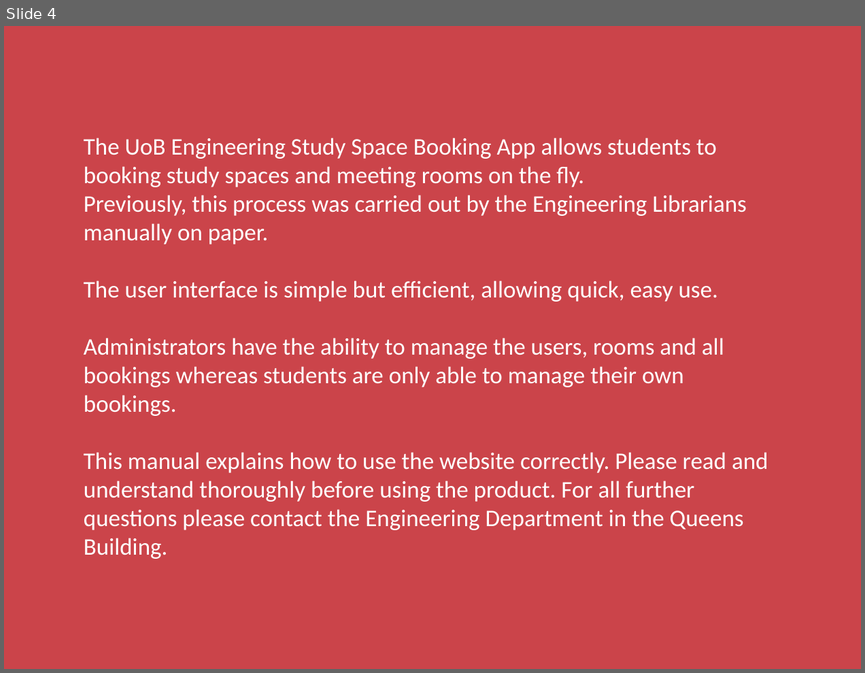
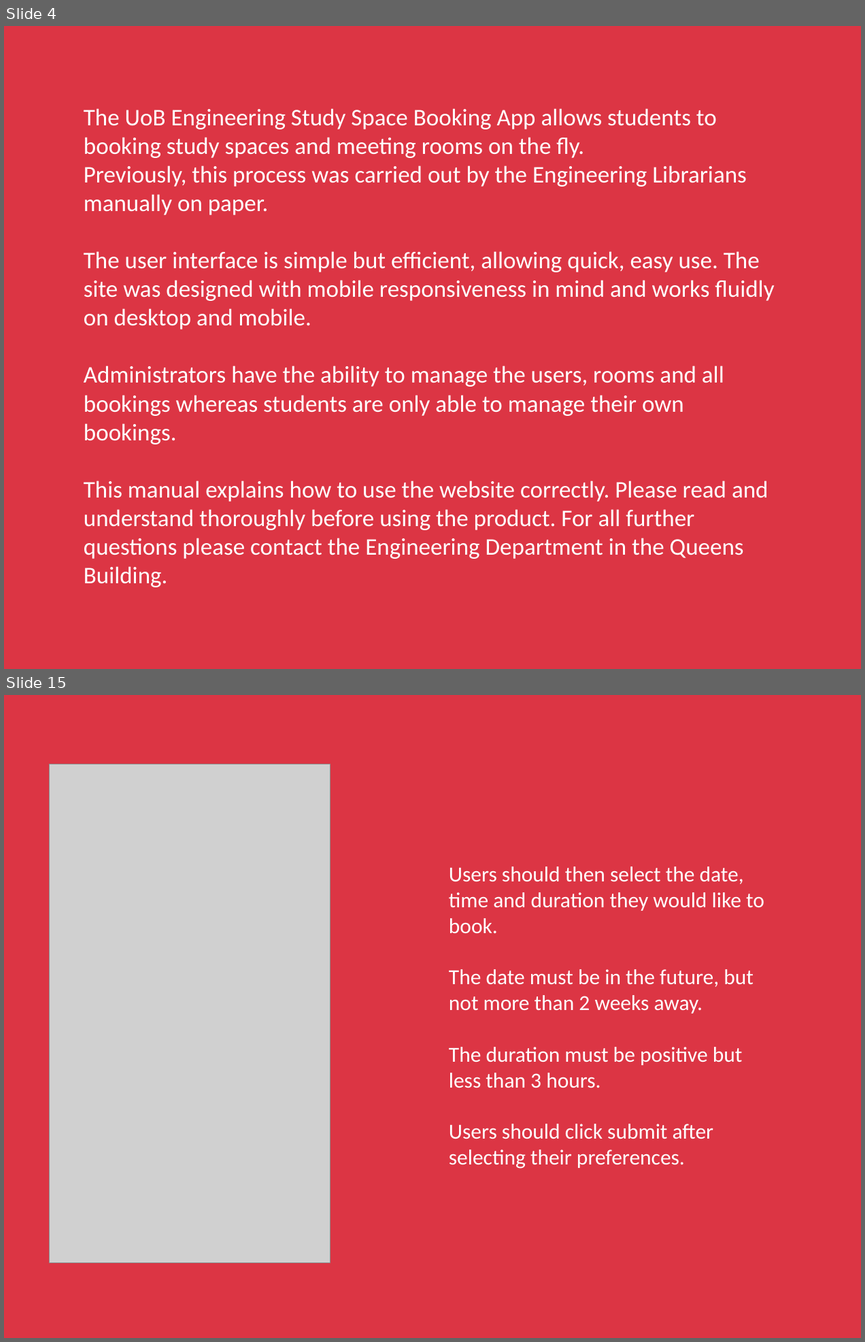
Before and after one commit to ah16165/University-Study-Space-Booking-App, a slide deck: Not_Main_Application/UserManual.pptx. Shown one above the other, each under a label of ours: slide 4 before the commit, slides 4 and 15 after it; the slides between them are not shown. The pictures are 865x673 and 865x1342 pixels, drawn with LibreOffice and Linux fonts; fonts in the diff are those of the drawing; grey boxes stand for pictures. Boxes give left, top, right and bottom in pixels: in the first picture for what was removed or moved away, otherwise in the second. Text is boxed around its words. In the diff, an @@ line names an element or a change of style, - is before the commit and + after.

Commit message:
More work on user manual

```diff
--- a/Not_Main_Application/UserManual.pptx
+++ b/Not_Main_Application/UserManual.pptx
@@ slide 15 added at [4,695,861,1338], background #DC3544 @@
@@ picture added at [50,764,330,1263] @@
@@ text added at [449,866,764,1168], 18 pt, text #FFFFFF @@
+Users should then select the date, time and duration they would like to book.
+The date must be in the future, but not more than 2 weeks away.
+The duration must be positive but less than 3 hours.
+Users should click submit after selecting their preferences.
@@ slide 4 changed as well @@
@@ background #CB444A to #DC3544 @@
@@ text "The UoB Engineering Study Space ...": place and size @@
-text "The UoB Engineering Study Space ..." at [84,138,768,558]
+text "The UoB Engineering Study Space ..." at [84,108,774,587]
@@ text at [84,251,774,329]: text changed @@
-The user interface is simple but efficient, allowing quick, easy use.
+The user interface is simple but efficient, allowing quick, easy use. The site was designed with mobile responsiveness in mind and works fluidly on desktop and mobile.
```
Also in this commit, not shown: 3 other slides changed, 29 other slides added, 1 slide removed.
